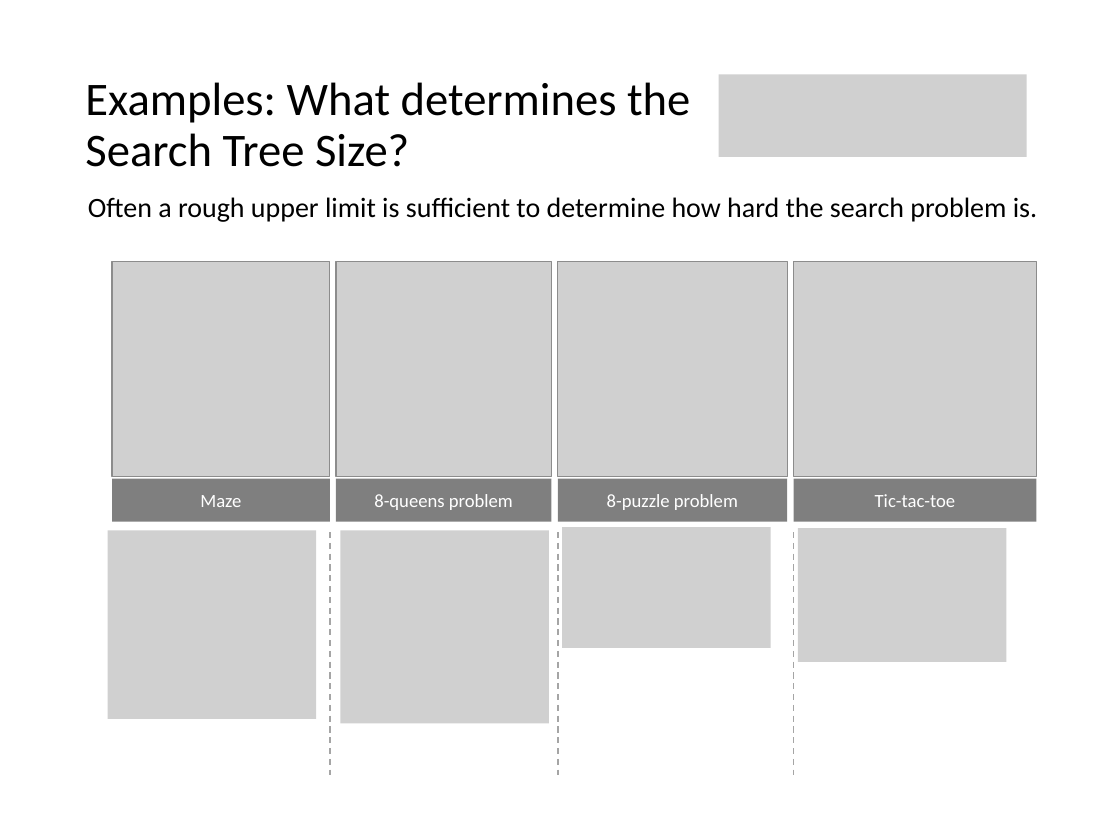
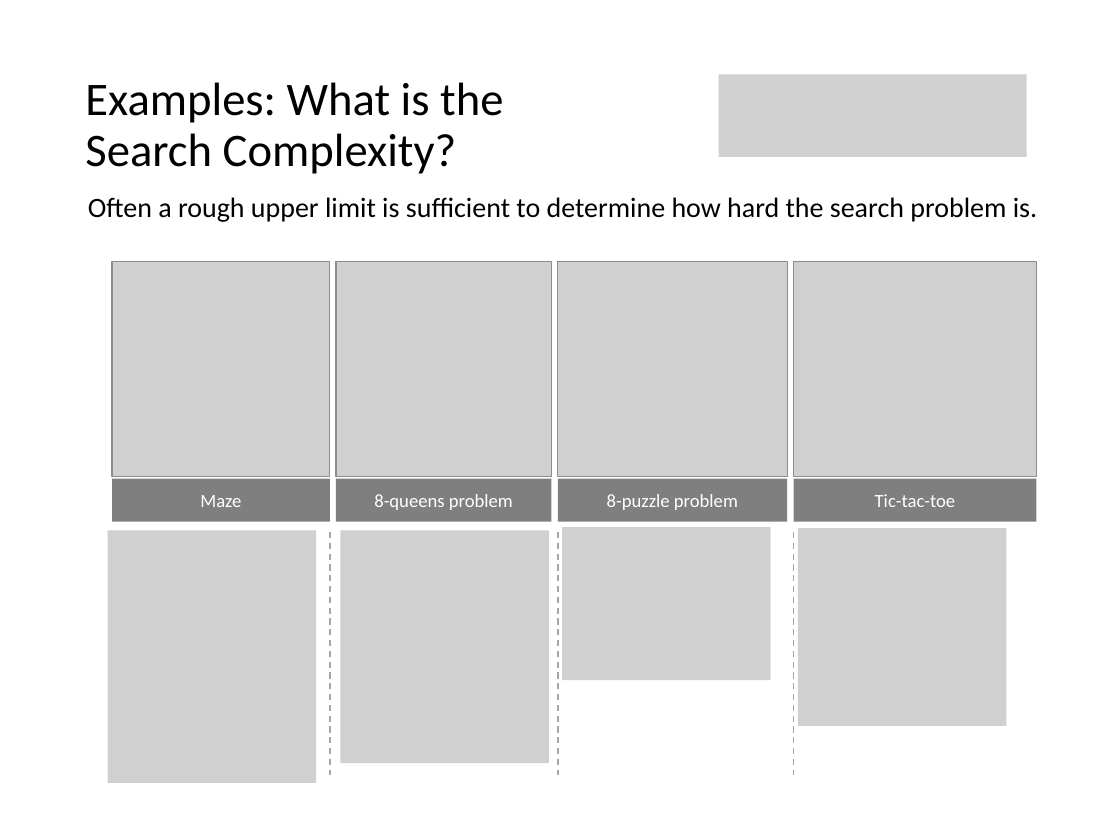
Before and after one commit to AnbreyaB/Introduction_to_Artificial_Intelligence, a slide deck: slide 16 of slides/discussion/03_search_discussion.pptx. Drawn at 1120x840 pixels with LibreOffice and Linux fonts; fonts in the diff are those of the drawing; grey boxes stand for pictures. Boxes give left, top, right and bottom in pixels: in the first picture for what was removed or moved away, otherwise in the second. Text is boxed around its words. In the diff, an @@ line names an element or a change of style, - is before the commit and + after.

```diff
--- a/slides/discussion/03_search_discussion.pptx
+++ b/slides/discussion/03_search_discussion.pptx
@@ title at [85,82,503,174]: text changed @@
-Examples: What determines the
-Search Tree Size?
+Examples: What is the
+Search Complexity?
@@ picture: place and size @@
-picture at [108,530,316,718]
+picture at [108,530,316,783]
@@ picture: place and size @@
-picture at [340,530,549,724]
+picture at [340,530,549,763]
@@ picture: place and size @@
-picture at [562,528,771,648]
+picture at [562,528,771,681]
@@ picture: place and size @@
-picture at [797,529,1006,662]
+picture at [797,529,1006,727]
```
Also in this commit, not shown: 4 other slides changed, 1 slide removed, 1 other file.
